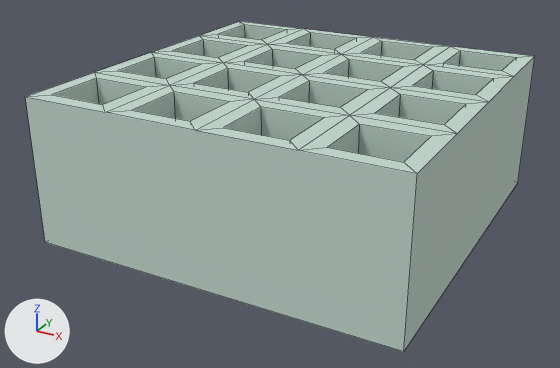
One commit to the Blender file Assets/Models/spikes.blend: the scene before it, then after it.
The view is the same before and after, from a 50 mm camera at (1.84, -3.59, 1.43) aimed at (-0.06, -0.14, -0.29). Every picture has the same lights, and +X, +Y and +Z are marked at lower left. Mesh edges are drawn as thin lines.
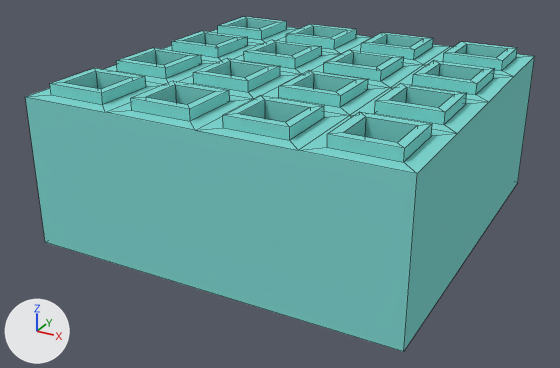
Changed parts and their boxes (x1, y1, x2, y2) in the pictures (560 x 368 px):
```json
{"object": "Cube.077", "change": "reshaped", "before": [25, 21, 535, 352], "after": [25, 17, 535, 352]}
{"part": 1, "of": "me_cube_054", "change": "built on", "before": [52, 25, 515, 162], "after": [50, 17, 517, 162]}
{"part": 2, "of": "me_cube_054", "change": "recoloured", "before": [25, 27, 535, 352], "after": [25, 27, 535, 352], "on screen": "grey to cyan"}
```

The change, as JSON lines over the scene's bpy script:
```json
{"op": "add", "block": "mat_material_000", "code": ["mat_material_000 = diffuse_material('Material.000')", "mat_material_000.base_color = (0.221, 0.686, 0.647)  # cyan #81d8d2"]}
{"block": "me_cube_054", "where": "# used by ob_cube_077; location = (0.0, 0.0, 0.0); scale = (1.0, 1.0, 0.5)"}
{"op": "remove", "block": "me_cube_054", "code": "me_cube_054.from_pydata(...)  # 173 vertices, 197 faces; spans x -1.0..1.0, y -1.0..1.0, z -1.0..0.6"}
{"op": "add", "block": "me_cube_054", "code": "me_cube_054.from_pydata(...)  # 301 vertices, 325 faces; spans x -1.0..1.0, y -1.0..1.0, z -1.0..0.71"}
{"block": "me_cube_054", "change": "me_cube_054 part 1"}
{"block": "me_cube_054", "change": "80 vertices are removed from x -0.91..0.91, y -0.91..0.91, z -1.0..-0.2"}
{"block": "me_cube_054", "change": "128 faces are deleted"}
{"block": "me_cube_054", "change": "64 new vertices lie (0.0, 0.0, 0.11) away from vertices in x -0.91..0.91, y -0.91..0.91, z 0.6"}
{"block": "me_cube_054", "change": "16 new vertices lie (0.04, -0.04, 0.0) away from vertices in x -0.91..0.59, y -0.59..0.91, z 0.71"}
{"block": "me_cube_054", "change": "16 new vertices lie (0.24, 0.0, 0.0) away from vertices in x -0.87..0.63, y -0.63..0.87, z 0.71"}
{"block": "me_cube_054", "change": "32 new vertices lie (0.0, -0.24, 0.0) away from vertices in x -0.87..0.87, y -0.63..0.87, z 0.71"}
{"block": "me_cube_054", "change": "64 new vertices lie (0.0, 0.0, -1.51) away from vertices in x -0.87..0.87, y -0.87..0.87, z 0.71"}
{"block": "me_cube_054", "change": "16 new vertices lie (-0.12, 0.12, 0.0) away from vertices in x -0.63..0.87, y -0.87..0.63, z -0.8"}
{"block": "me_cube_054", "change": "256 new faces join them"}
{"block": "me_cube_054", "change": "me_cube_054 part 2: 69 faces spanning x -1.0..1.0, y -1.0..1.0, z -1.0..0.6 switch from mat_material_012 (light grey #c5d8cf) to mat_material_000 (cyan #81d8d2)"}
```
